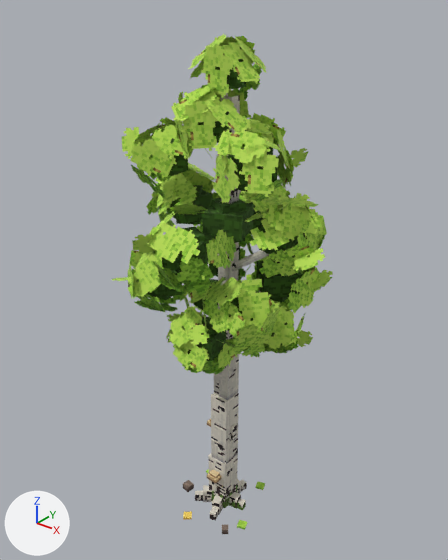
The glTF model godot-game/assets/models/trees/birch_tree.glb, before and after one commit.
Before and after are seen from a camera (50 mm lens) standing at (4.56, -5.68, 7.32) and looking at (-0.04, 0.07, 3.75). The lights are fixed; the arrows at lower left show +X, +Y and +Z. The first picture is the older version. Vertices at exactly the same position are counted once.

Objects in the first picture: 'birch_tree'.
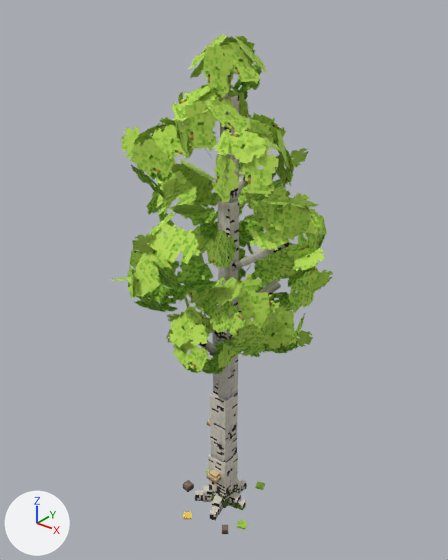
Location of each change, (x1, y1, x2, y2) in pixels of the pictures (448 x 560 px; the box of a moved part takes in the faces that stretch with it):
part 1 of me_birch_tree, deleted: before (147, 59, 307, 361)
part 2 of me_birch_tree, moved or reshaped: before (211, 334, 239, 464); after (210, 309, 239, 464)
part 3 of me_birch_tree, moved or reshaped: before (221, 94, 240, 203); after (220, 94, 239, 203)
part 4 of me_birch_tree, surface changed: before (221, 94, 240, 441); after (212, 94, 239, 441)

The change, as a list of edits to the scene's bpy script:
```text
Change me_birch_tree:
    used by ob_birch_tree; location = (0.0, 0.0, 0.0)
    remove me_birch_tree.from_pydata(...)  # 1176 vertices, 1040 faces; spans x -1.41..1.64, y -1.44..1.4, z -0.03..6.86
    add me_birch_tree.from_pydata(...)  # 903 vertices, 632 faces; spans x -1.41..1.64, y -1.44..1.4, z -0.03..6.86
    me_birch_tree part 1: 34 loose pieces with 272 vertices, spanning x -0.98..1.13, y -1.08..1.07, z 2.94..6.53, are deleted
    me_birch_tree part 2
    7 vertices are removed from x -0.09..0.2, y -0.12..0.16, z 1.25..3.12
    34 faces are deleted
    7 vertices in x -0.11..0.17, y -0.14..0.14, z 0.88..2.0 move by (-0.01, 0.0, 0.0)
    3 vertices in x 0.17..0.2, y -0.03..0.06, z 1.5 move by (-0.01, 0.0, -0.25)
    3 vertices in x -0.03..0.06, y -0.12..-0.09, z 3.12 move by (0.0, -0.02, -0.24)
    12 vertices move from x -0.09..0.2, y -0.12..0.16, z 1.25..3.38 to x -0.09..0.19, y -0.14..0.14, z 1.5..3.38
    6 vertices are added at (0.16, 0.14, 2.0), (-0.09, 0.14, 2.0), (0.16, 0.06, 1.5), (0.19, 0.06, 1.25), (0.06, -0.11, 3.12), (0.06, -0.14, 2.88)
    34 new faces join them, mat_birch_tree_solid_0
    me_birch_tree part 3
    8 faces are deleted
    8 vertices move from x -0.02..0.14, y -0.02..0.14, z 4.88..6.12 to x -0.02..0.14, y -0.03..0.12, z 4.88..6.12
    8 new faces join them, mat_birch_tree_solid_0
    me_birch_tree part 4: 15 kept faces spanning x -0.09..0.19, y -0.14..0.12, z 1.25..6.12 get new texture (UV) coordinates
```
